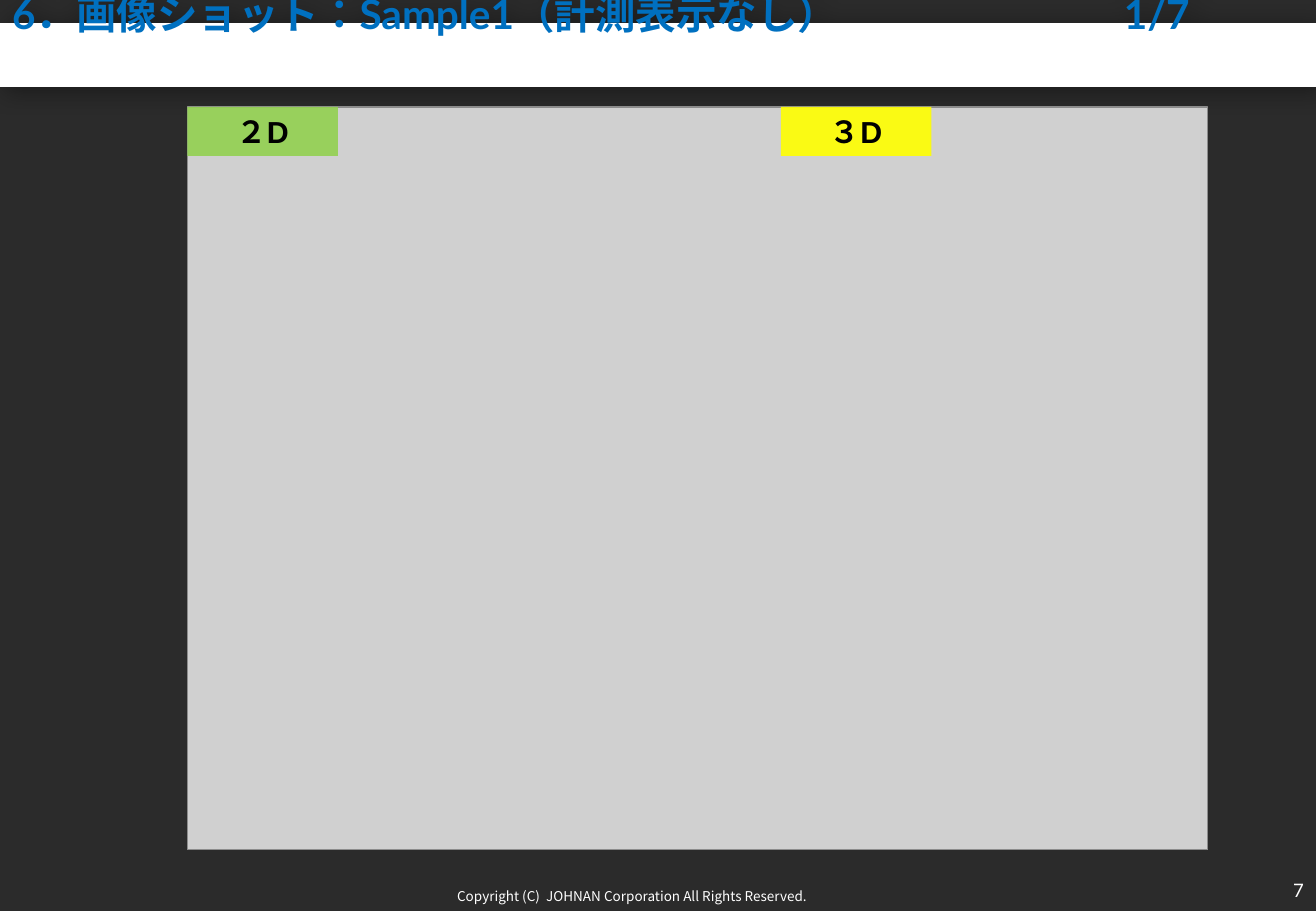
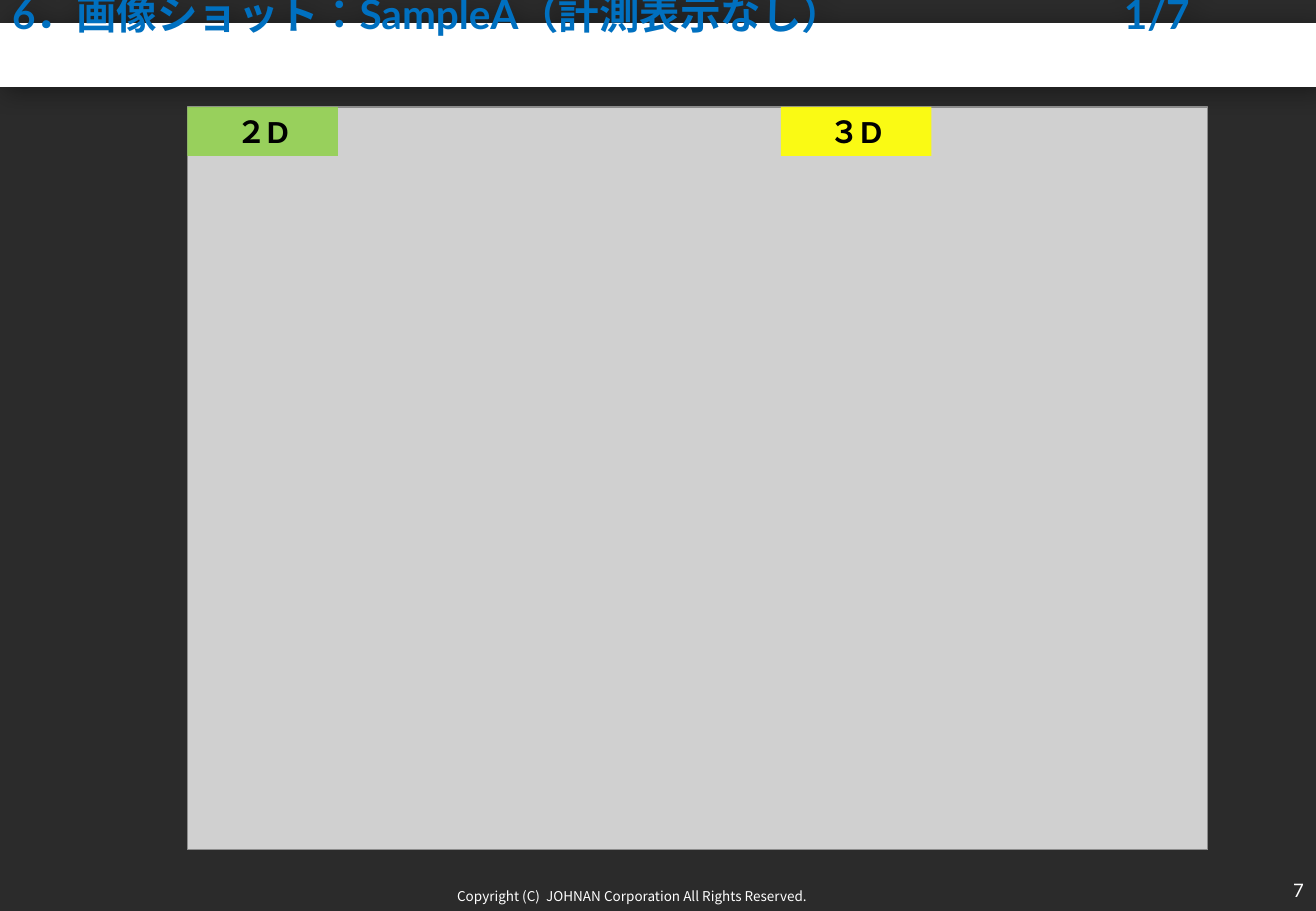
Before and after one commit to ichi123x/make_new_report, a slide deck: slide 8 of 新規_撮影報告書.pptx. Drawn at 1316x911 pixels with LibreOffice and Linux fonts; fonts in the diff are those of the drawing; grey boxes stand for pictures; background and template pictures are left out; a plain dark background stands for a picture behind light text. Boxes give left, top, right and bottom in pixels: in the first picture for what was removed or moved away, otherwise in the second. Text is boxed around its words. In the diff, an @@ line names an element or a change of style, - is before the commit and + after.

```diff
--- a/新規_撮影報告書.pptx
+++ b/新規_撮影報告書.pptx
@@ title at (x1=12, y1=0, x2=1190, y2=38): text changed @@
-6．画像ショット：Sample1（計測表示なし） 1/7
+6．画像ショット：SampleA（計測表示なし） 1/7
```
Also in this commit, not shown: 10 other slides changed, 3 other files.
